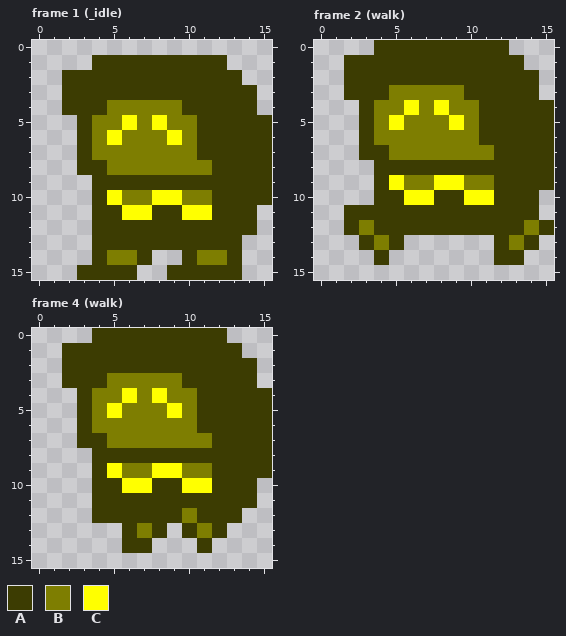
Pixel-art file: assets/aseprite/baby_mama.aseprite. The picture above was drawn from the file before the commit.
16x16 pixels, 6 frames. Shown: frame 1 (_idle), frame 2 (walk), frame 4 (walk). The commit also changed other frames, which this record leaves out.
Palette (. is transparent): A #3c3c02  B #7e7e01  C #ffff00
Pixels before, frame 1 (_idle), first column x 2:
 1 ..AAAAAAAAA...
 2 AAAAAAAAAAAA..
 3 AAAAAAAAAAAAA.
 4 AAABBBBBAAAAA.
 5 .ABBCBCBBAAAAA
 6 .ABCBBBCBAAAAA
 7 .ABBBBBBBAAAAA
 8 .AABBBBBBBAAAA
 9 ..AAAAAAAAAAAA
10 ..ACBBCCBBAAAA
11 ..AACCAACCAAA.
12 ..AAAAAAAAAAA.
13 ..AAAAAAAAAA..
14 ..ABBA..ABBA..
15 .AAAA..AAAAA..
Pixels before, frame 2 (walk), first column x 2:
 0 ..AAAAAAAAA...
 1 AAAAAAAAAAAA..
 2 AAAAAAAAAAAAA.
 3 AAABBBBBAAAAA.
 4 .ABBCBCBBAAAAA
 5 .ABCBBBCBAAAAA
 6 .ABBBBBBBAAAAA
 7 .AABBBBBBBAAAA
 8 ..AAAAAAAAAAAA
 9 ..ACBBCCBBAAAA
10 ..AACCAACCAAA.
11 AAAAAAAAAAAAA.
12 ABAAAAAAAAAABA
13 .ABA......ABA.
14 ..A.......AA..
Pixels before, frame 4 (walk), first column x 2:
 0 ..AAAAAAAAA...
 1 AAAAAAAAAAAA..
 2 AAAAAAAAAAAAA.
 3 AAABBBBBAAAAA.
 4 .ABBCBCBBAAAAA
 5 .ABCBBBCBAAAAA
 6 .ABBBBBBBAAAAA
 7 .AABBBBBBBAAAA
 8 ..AAAAAAAAAAAA
 9 ..ACBBCCBBAAAA
10 ..AACCAACCAAA.
11 ..AAAAAAAAAAA.
12 ..AAAAAABAAA..
13 ....ABA.ABA...
14 ....AA...A....
Once edited:
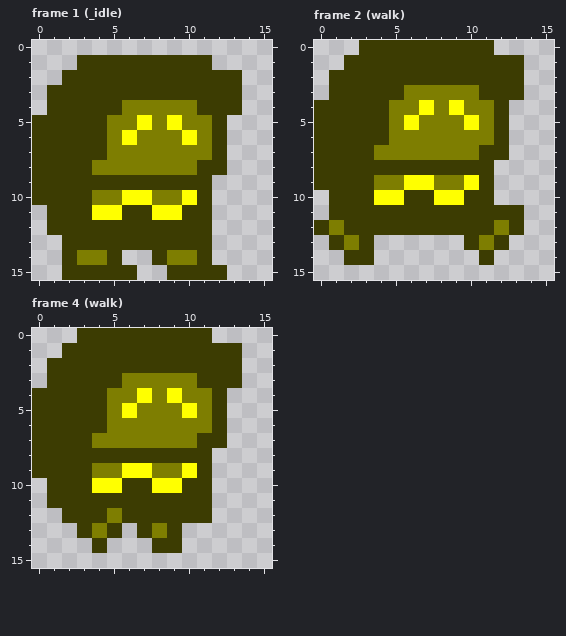
From old to new:
Changed rows in their new state; - is an unchanged pixel.
Frame 1 (_idle):
first column x 0:
 1 ---A--------.---
 3 -A------------.-
 4 -A---A----B---.-
 5 AAA-A-BCBC-B-...
 6 AAA-ABC--BCB-...
 7 AAA-A------B-...
 8 AAA-B------A-...
 9 AAAA--------....
10 AAAABBCCBBCA....
11 -AAACCAACCAA...-
12 -AAA--------...-
13 --AA--------..--
14 --ABBA..ABBA..--
15 --A----------.--
Frame 2 (walk):
first column x 0:
 0 ---A--------.---
 2 -A------------.-
 3 -A---A----B---.-
 4 AAA-A-BCBC-B-...
 5 AAA-ABC--BCB-...
 6 AAA-A------B-...
 7 AAA-B------A-...
 8 AAAA--------....
 9 AAAABBCCBBCA....
10 -AAACCAACCAA...-
11 -A------------.-
12 AB-A--------B-..
13 -AB-..----AB-..-
14 --AA.------A..--
Frame 4 (walk):
first column x 0:
 0 ---A--------.---
 2 -A------------.-
 3 -A---A----B---.-
 4 AAA-A-BCBC-B-...
 5 AAA-ABC--BCB-...
 6 AAA-A------B-...
 7 AAA-B------A-...
 8 AAAA--------....
 9 AAAABBCCBBCA....
10 -AAACCAACCAA...-
11 -AAA--------...-
12 --AA-B----A-..--
13 ---ABA.ABA...---
14 ----A-..AA-.----
Where, in picture pixels (left, top, right, bottom), the same in both pictures:
changed: (32, 55, 272, 280)
changed: (314, 40, 554, 265)
changed: (32, 328, 272, 553)
